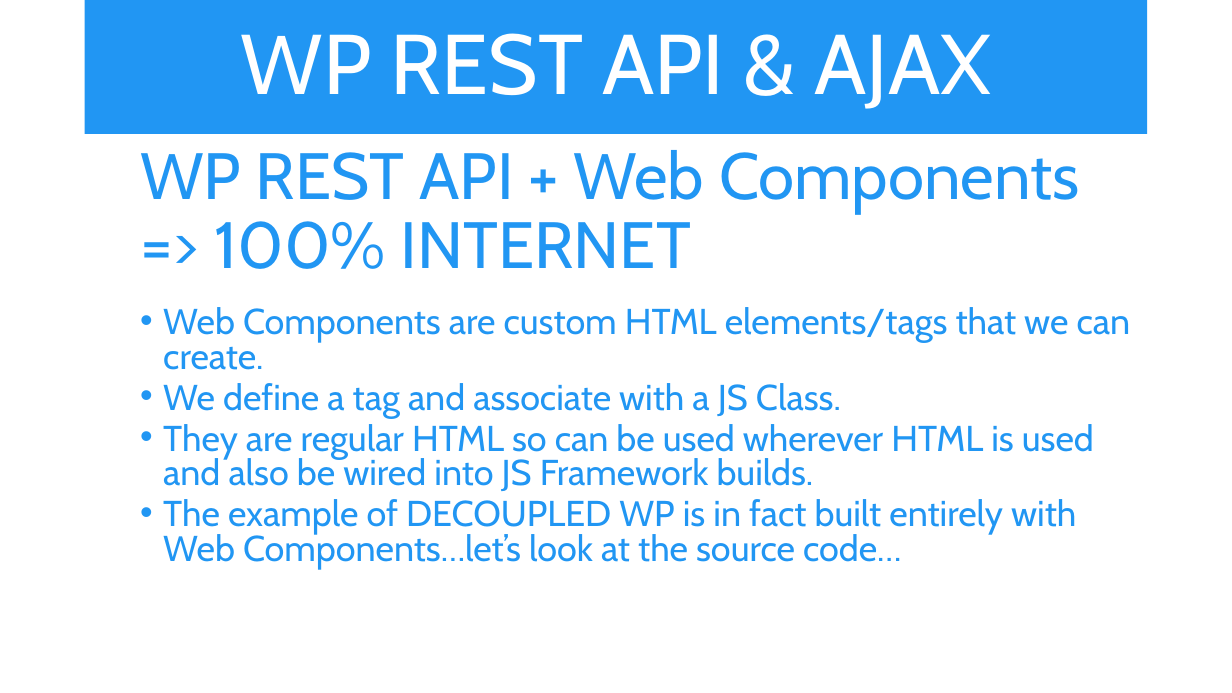
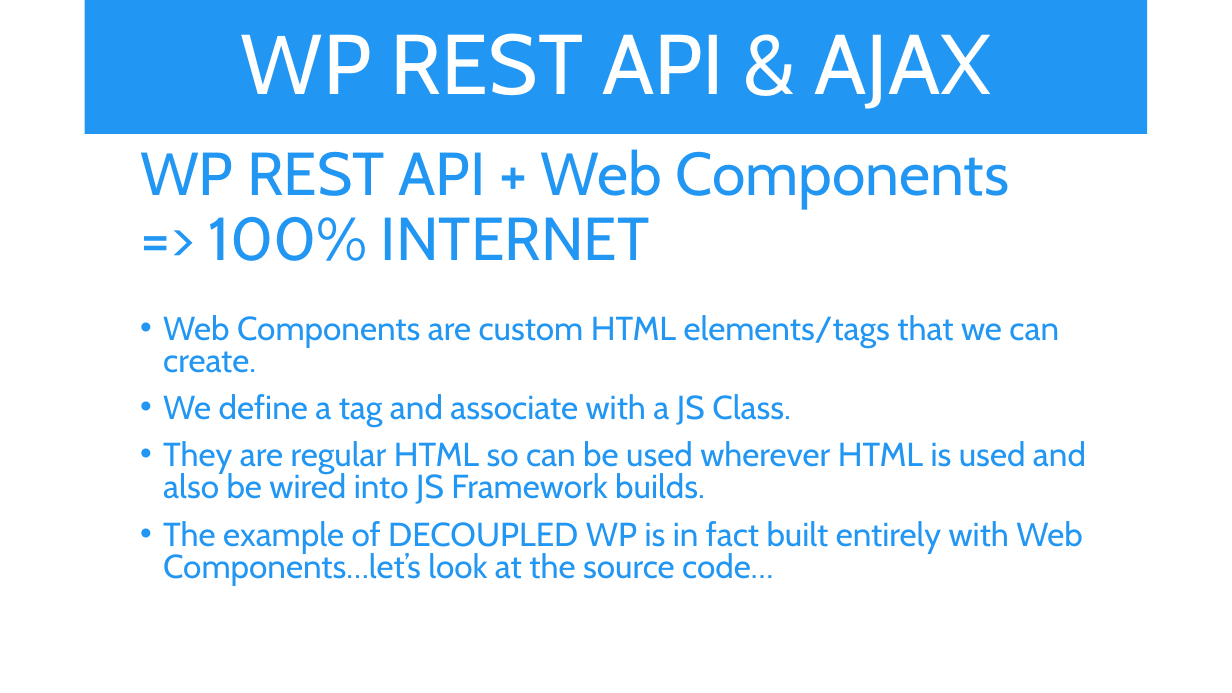
Before and after one commit to iwswordpress/rest, a slide deck: slide 17 of rest-api-workshop.pptx (slide 16 before the commit). Drawn at 1232x693 pixels with LibreOffice and Linux fonts; fonts in the diff are those of the drawing. Boxes give left, top, right and bottom in pixels: in the first picture for what was removed or moved away, otherwise in the second. Text is boxed around its words. In the diff, an @@ line names an element or a change of style, - is before the commit and + after.

```diff
--- a/rest-api-workshop.pptx
+++ b/rest-api-workshop.pptx
@@ text "WP REST API + Web ..." at [140,149,1086,585]: size 51 to 47.2 pt in "WP REST API + Web Components", "=> 100% INTERNET"; size 28 to 25.9 pt in "Web Components are custom HTML elements/tags that ...", "We define a tag and associate with ...", "They are regular HTML so can be ...", "The example of DECOUPLED WP is in ..."; more space between paragraphs @@
```
Also in this commit, not shown: 9 other slides changed, 1 slide added, 5 other files.
